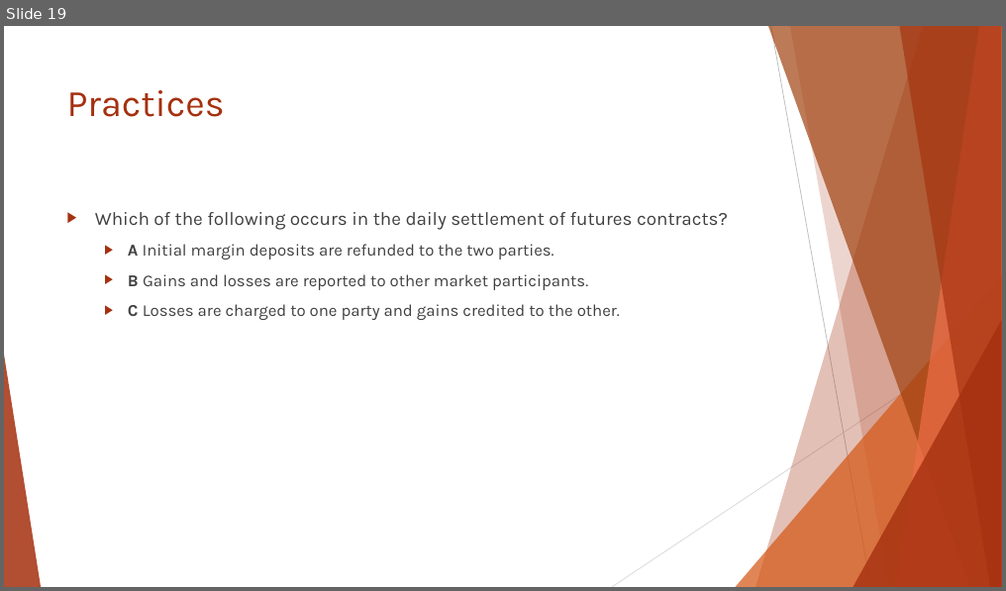
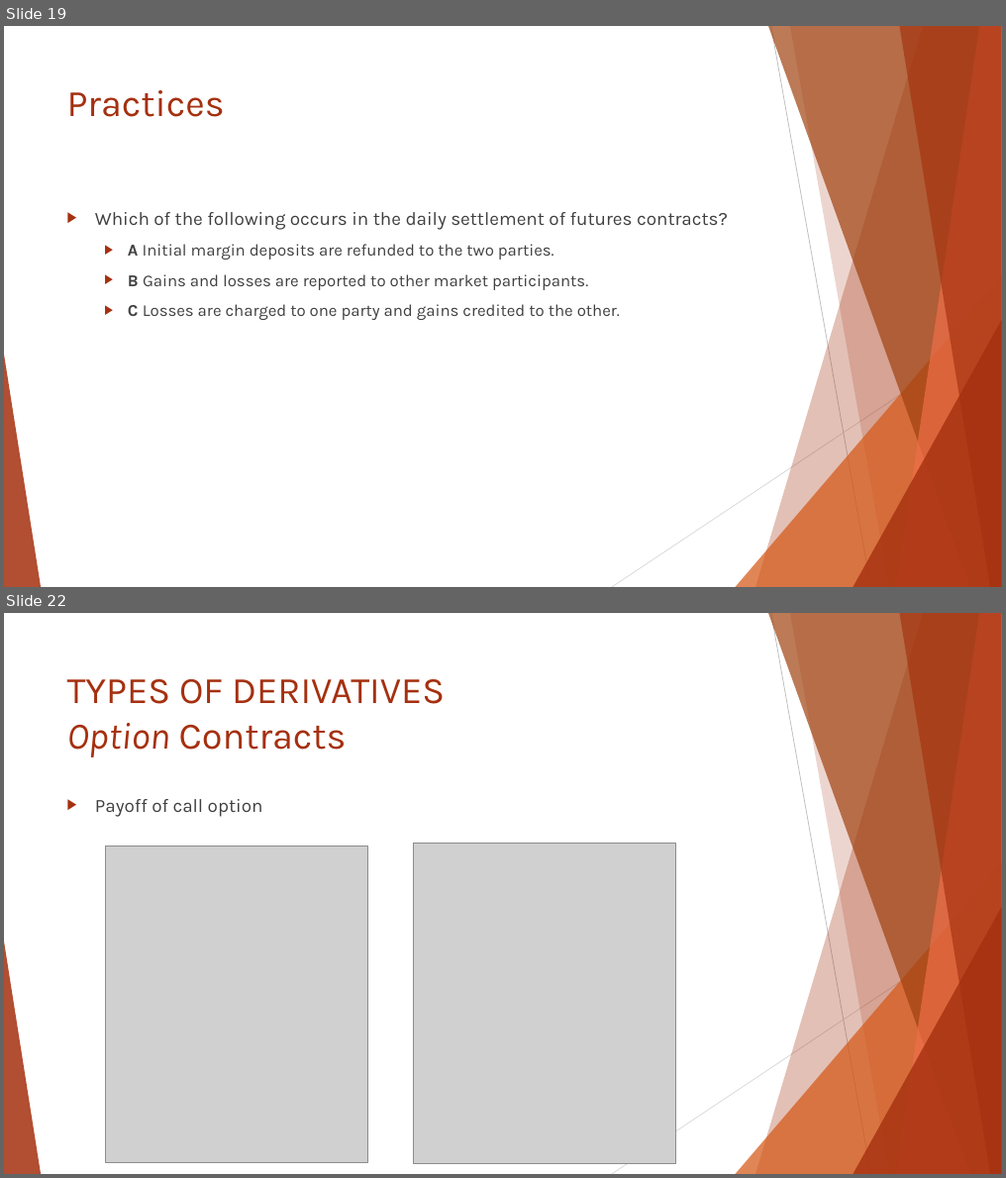
Before and after one commit to Isco0530/data, a slide deck: Reading 48.pptx. Shown one above the other, each under a label of ours: slide 19 before the commit, slides 19 and 22 after it; the slides between them are not shown. The pictures are 1006x591 and 1006x1178 pixels, drawn with LibreOffice and Linux fonts; fonts in the diff are those of the drawing; grey boxes stand for pictures. Boxes give left, top, right and bottom in pixels: in the first picture for what was removed or moved away, otherwise in the second. Text is boxed around its words. In the diff, an @@ line names an element or a change of style, - is before the commit and + after.

```diff
--- a/Reading 48.pptx
+++ b/Reading 48.pptx
@@ slide 22 added at (4, 613, 1002, 1174), background #FFFFFF; not listed: 10 template elements that a slide beside it also shows @@
@@ title added at (67, 679, 445, 758), 36 pt, text #A5300F @@
+TYPES OF DERIVATIVES
+Option Contracts
@@ text added at (95, 799, 263, 817), 18 pt, text #404040 @@
+▶ Payoff of call option
@@ picture added at (105, 847, 367, 1163) @@
@@ picture added at (414, 843, 675, 1164) @@
```
Also in this commit, not shown: 1 slide changed, 2 other slides added.
